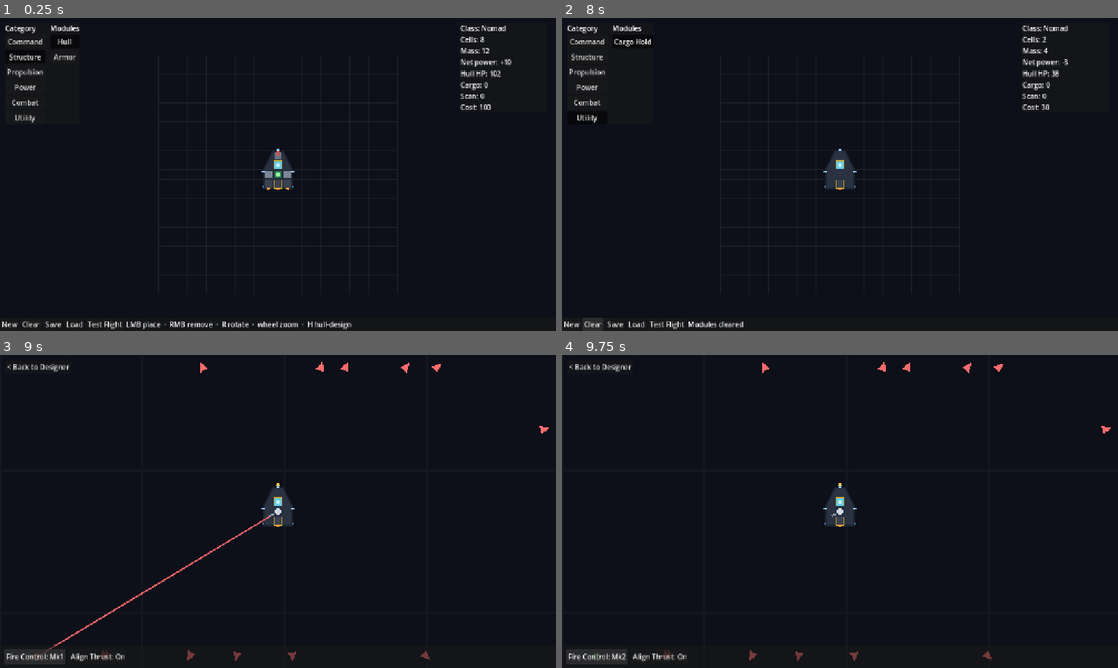
Above: before the commit, frames 1-4 (two rows, left to right).
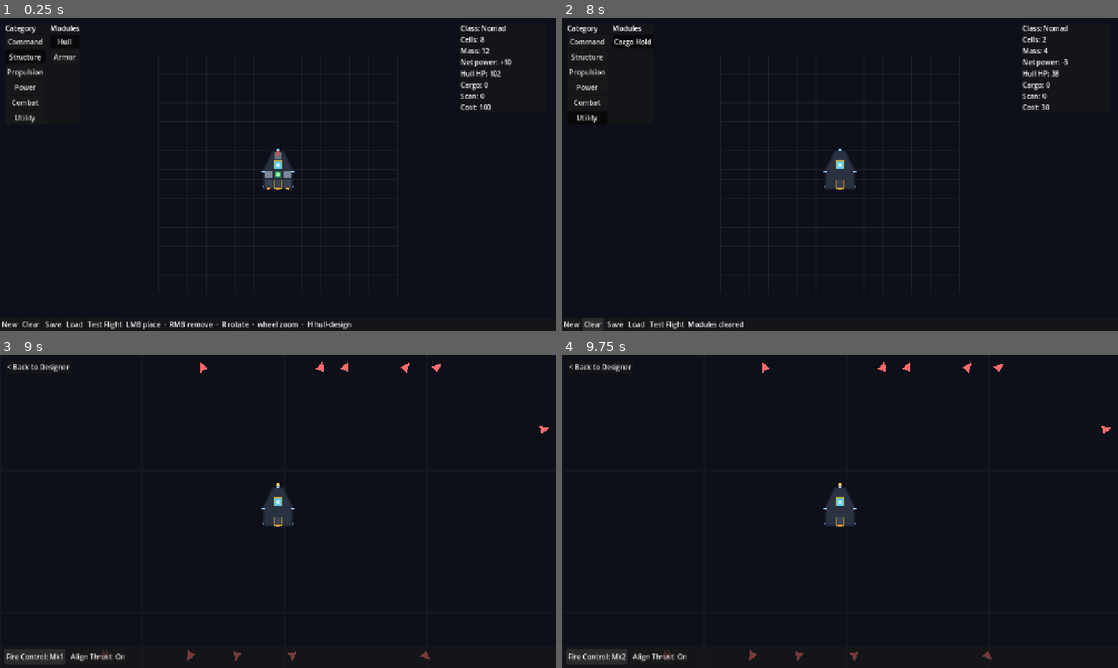
Above: after the commit, the same moments.

Repository: psyinf/seeker
Game: Godot game, scene res://scenes/main/main.tscn
The game is run twice, just before and just after one commit, with the same random seed, the same clock (stepped at 60 frames per second) and the same inputs.
Inputs:
- Up to frame 1 (0.25 s): no input
- Up to frame 2 (8 s): click "New" at 0.5 s; click "New" at 1.25 s; click "Command" at 2 s; click "Structure" at 2.75 s; click "Propulsion" at 3.5 s; click "Power" at 4.25 s; click "Combat" at 5 s; click "Utility" at 5.75 s; click "Cargo Hold" at 6.5 s; click "Clear" at 7.25 s
- Up to frame 3 (9 s): click "Test Flight" at 8 s; click "Fire Control: None" at 8.75 s
- Up to frame 4 (9.75 s): click "Fire Control: Mk1" at 9.5 s

Frames 1-2 are identical in both runs. In frame 3, 0.3% of the frame differs, in the area x 6-51%, y 48-98%; in frame 4, less than 0.1%.

Commit message:
feat(ship): fire every placed weapon in test flight
Rebuild turrets from each WEAPON cell on apply_design so all weapons the player places fire, not just the static scene turret. Wire the generated turrets into the projectile relay and fire-control.

Diff:
--- a/scenes/ship/ship.gd
+++ b/scenes/ship/ship.gd
@@ -12,6 +12,9 @@
 ## Relayed from the ship's turrets when they fire; the mode adds the bolt to the
 ## world so it keeps its own momentum instead of moving with the ship.
 signal projectile_fired(projectile: Node2D)
+
+## Turret spawned at each WEAPON cell when a design is applied.
+const TURRET_SCENE := preload("res://scenes/ship/ship_turret.tscn")
 
 @export_group("Flight")
 ## Ship mass. Force is divided by mass for both thrust and turning, so heavier
@@ -128,6 +131,32 @@
 	var thrusters := get_node_or_null("ShipThrusters") as ShipThrusters
 	if thrusters != null:
 		thrusters.config = _build_propulsion(design)
+	_build_turrets(design)
+
+
+## Replace the ship's turrets with one per WEAPON cell in the design, so every
+## weapon the player places actually fires. Each turret sits on its cell, starts
+## aimed along the barrel's facing, and is wired into fire control.
+func _build_turrets(design: ShipDesign) -> void:
+	for turret in _turrets:
+		if turret.projectile_fired.is_connected(_on_turret_projectile_fired):
+			turret.projectile_fired.disconnect(_on_turret_projectile_fired)
+		turret.queue_free()
+	_turrets.clear()
+	var cs := design.cell_size
+	for segment in design.segments:
+		if segment == null or segment.kind != ShipSegment.Kind.WEAPON:
+			continue
+		var turret := TURRET_SCENE.instantiate() as ShipTurret
+		if turret == null:
+			continue
+		turret.position = Vector2(segment.cell) * cs
+		turret.rotation = segment.facing_dir().angle() + PI / 2.0
+		add_child(turret)
+		turret.projectile_fired.connect(_on_turret_projectile_fired)
+		_turrets.append(turret)
+	if _fire_control != null:
+		_fire_control.setup(self, _turrets)
 
 
 ## Assemble the propulsion layout from a design: a main plume off every venting
